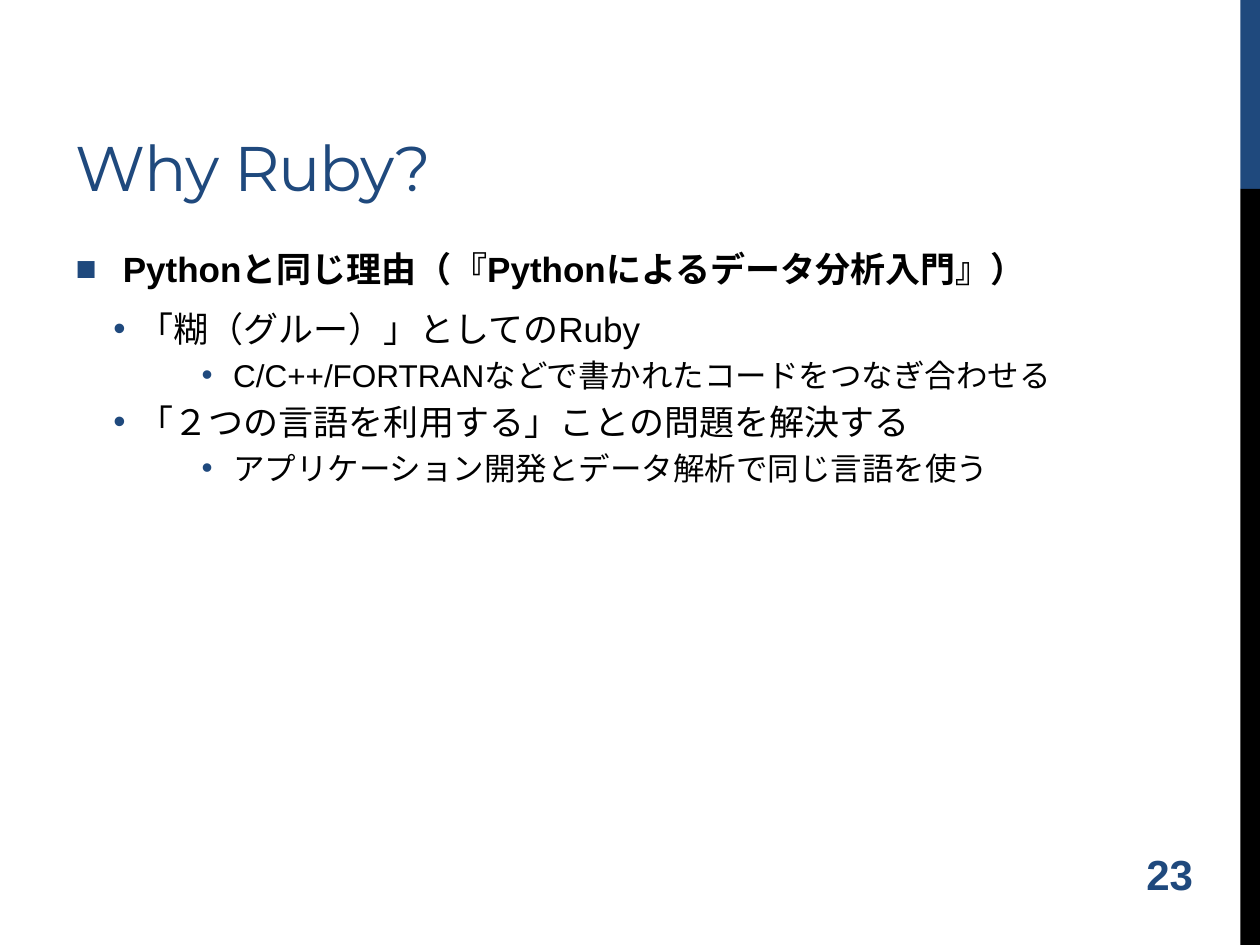
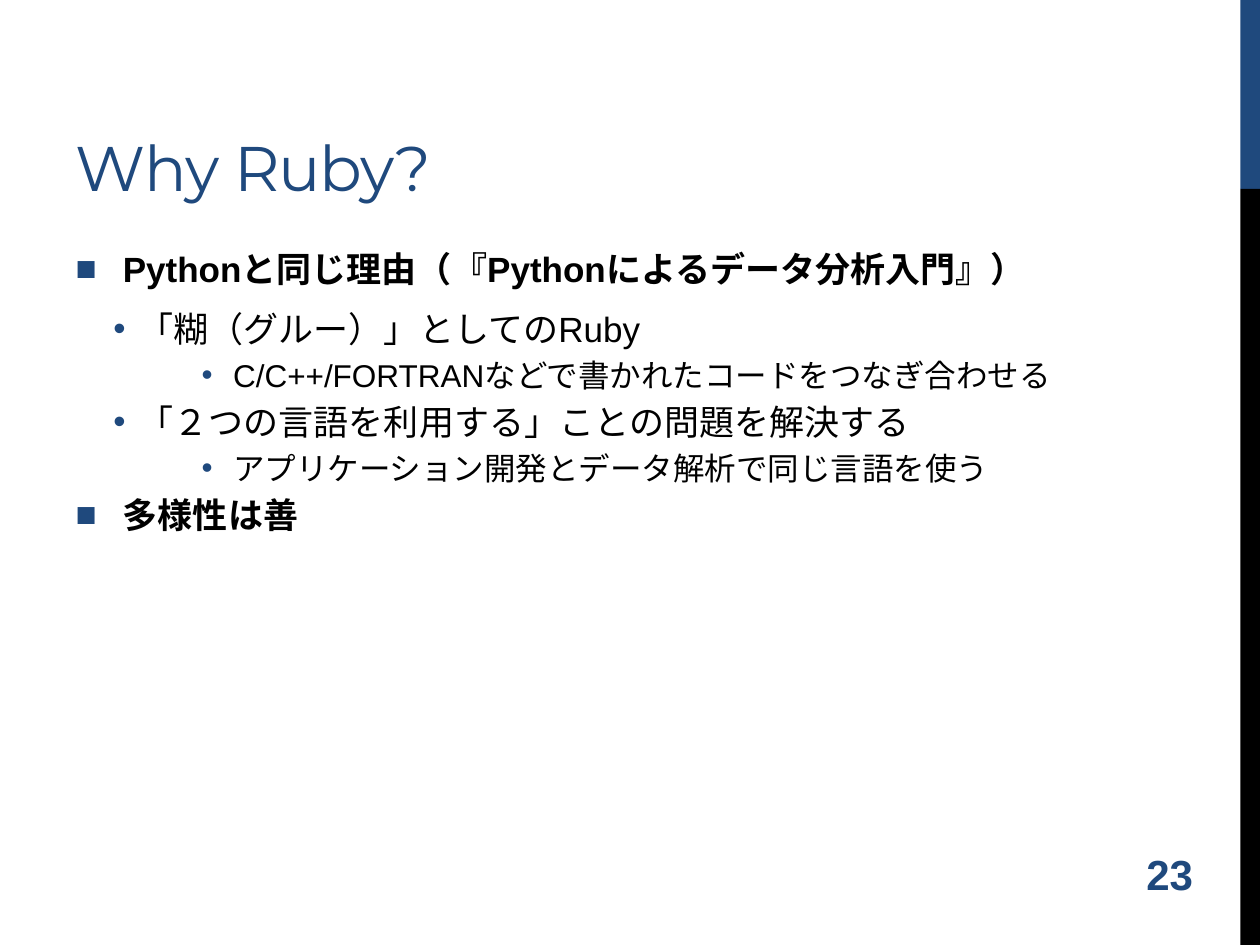
Before and after one commit to shugo/DCW2016, a slide deck: slide 24 of ruby_data_analysis.pptx. Drawn at 1260x945 pixels with LibreOffice and Linux fonts; fonts in the diff are those of the drawing; background and template pictures are left out. Boxes give left, top, right and bottom in pixels: in the first picture for what was removed or moved away, otherwise in the second. Text is boxed around its words. In the diff, an @@ line names an element or a change of style, - is before the commit and + after.

```diff
--- a/ruby_data_analysis.pptx
+++ b/ruby_data_analysis.pptx
@@ text at box(123, 498, 298, 532): paragraph added @@
+■ 多様性は善
```
Also in this commit, not shown: 1 other file.
